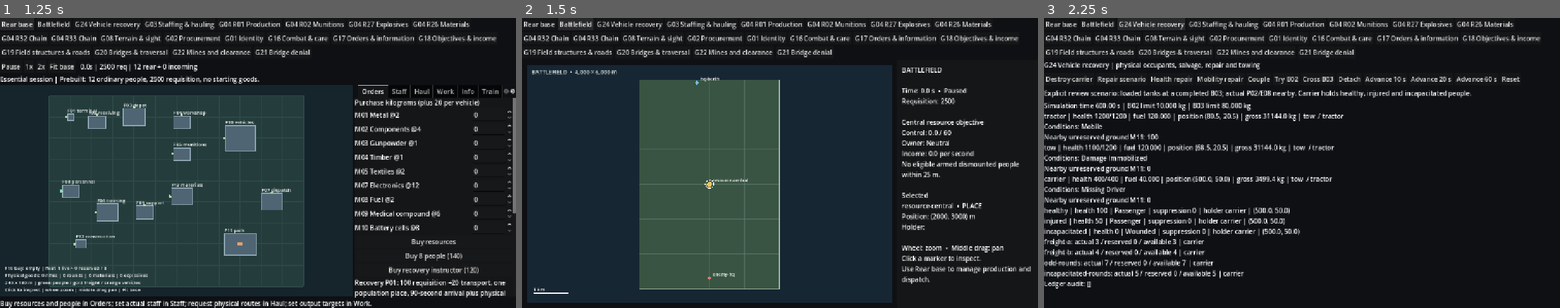
Above: before the commit, frames 1-3 (left to right).
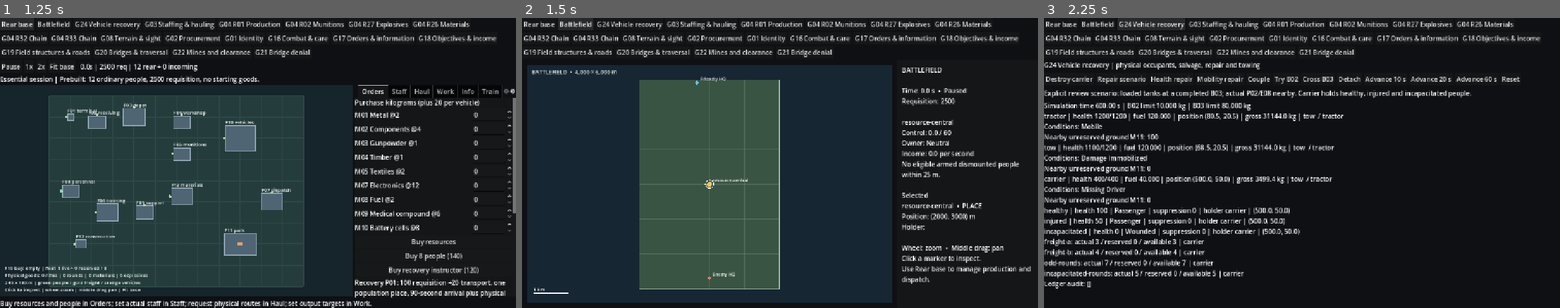
Above: after the commit, the same moments.

Repository: TheInfinityIQ/Trencho_V4
Game: Godot game, scene res://game/main/main.tscn
Same seed, same stepped clock (60 frames per second), same inputs: the game is played once before the commit and once after it.
Inputs:
- Up to frame 1 (1.25 s): click "Rear base" at 0.5 s
- Up to frame 2 (1.5 s): click "Battlefield" at 1.25 s
- Up to frame 3 (2.25 s): click "G24 Vehicle recovery" at 2 s

Frame 1 is identical in both runs. In frame 2, 0.3% of the frame differs, in the area x 34-90%, y 20-90%; in frame 3, nothing differs.

Commit message:
Render authored terrain behind contact-safe battlefield markers

Diff:
--- a/game/battlefield/battlefield_view.gd
+++ b/game/battlefield/battlefield_view.gd
@@ -3,6 +3,7 @@
 
 const WORLD_SIZE := Vector2(4000.0, 6000.0)
 const Presentation = preload("res://game/battlefield/battlefield_presentation.gd")
+const Farmland = preload("res://game/battlefield/farmland_scenario.gd")
 const PANEL_WIDTH := 350.0
 var simulation: RefCounted
 var zoom := 1.0
@@ -93,20 +94,45 @@
 	var area := _map_rect()
 	draw_rect(area, Color("172633"))
 	var world_rect := Rect2(_screen(Vector2.ZERO), WORLD_SIZE * _scale())
-	draw_rect(world_rect, Color("395442"))
-	draw_rect(world_rect, Color("a5baaa"), false, 2.0)
+	draw_rect(world_rect.intersection(area), Color("395442"))
+	if simulation != null:
+		for region in simulation.rear.combat.world.base_regions:
+			var rect := Rect2(_screen(Vector2(region.area.position)),Vector2(region.area.size)*_scale())
+			if rect.intersects(area): draw_rect(rect.intersection(area),Color(Farmland.COLOURS.get(region.tile.terrain,"71875a")))
+		for obstacle in simulation.rear.combat.world.obstacles:
+			if str(obstacle.id).begins_with("town-shell"):
+				var rect := Rect2(_screen(obstacle.rect.position),obstacle.rect.size*_scale())
+				if rect.intersects(area): draw_rect(rect.intersection(area),Color("d1c7b0"))
+		for project in simulation.rear.field_structures.projects.values():
+			if project.get("initial_supply",false) and project.state == "Complete":
+				var rect := Rect2(_screen(project.area.position),project.area.size*_scale())
+				if rect.intersects(area): draw_rect(rect.intersection(area),Color("d6c49c"))
+	draw_rect(world_rect.intersection(area), Color("a5baaa"), false, 2.0)
 	var font := ThemeDB.fallback_font
 	for x in range(0, 4001, 1000):
 		var top := _screen(Vector2(x, 0))
 		var bottom := _screen(Vector2(x, 6000))
-		draw_line(top, bottom, Color("678278", 0.45), 1.0)
+		if top.x >= area.position.x and top.x <= area.end.x: draw_line(Vector2(top.x,maxf(top.y,area.position.y)),Vector2(bottom.x,minf(bottom.y,area.end.y)),Color("678278",0.45),1.0)
 	for y in range(0, 6001, 1000):
-		draw_line(_screen(Vector2(0, y)), _screen(Vector2(4000, y)), Color("678278", 0.45), 1.0)
+		var left := _screen(Vector2(0,y))
+		var right := _screen(Vector2(4000,y))
+		if left.y >= area.position.y and left.y <= area.end.y: draw_line(Vector2(maxf(left.x,area.position.x),left.y),Vector2(minf(right.x,area.end.x),right.y),Color("678278",0.45),1.0)
 	if simulation == null: return
 	for entity in Presentation.markers(simulation.rear):
 		if entity.kind == "PLACE":
 			var colour := Color("f0c565") if simulation.rear.objectives.objectives.has(entity.id) else (Color("73bde4") if entity.id == "hq-berth" else Color("e17c72"))
-			_draw_marker(entity.position, colour, entity.id, font)
+			var label: String = entity.id
+			if entity.id.begins_with("resource-") and entity.id != "resource-central":
+				var index := 1
+				for objective in Farmland.OBJECTIVES:
+					if objective.id == entity.id: label = "Resource %d" % index; break
+					index += 1
+			elif entity.id == "route-hub-west": label = "West hub"; colour = Color("8bd5ca")
+			elif entity.id == "route-hub-east": label = "East hub"; colour = Color("8bd5ca")
+			elif entity.id == "observation-central": label = "Observation"; colour = Color("d6b8ef")
+			elif entity.id == "hq-berth": label = "Friendly HQ"
+			elif entity.id == "enemy-hq": label = "Enemy HQ"
+			_draw_marker(entity.position, colour, label, font,entity.id)
 		elif entity.kind == "CONTACT":
 			_draw_marker(entity.position, Color("e4a47c"), "Contact", font,entity.id)
 		elif entity.kind == "CARRIER" and entity.design_type in ["T01", "T02", "T03", "T04", "T05"] and entity.position.x >= 240.0:
@@ -120,17 +146,19 @@
 
 func _draw_marker(position: Vector2, colour: Color, title: String, font: Font, entity_id: String = "") -> void:
 	var point := _screen(position)
+	if not _map_rect().grow(-10).has_point(point): return
 	var id := entity_id if not entity_id.is_empty() else title
 	draw_circle(point, 6.0 if id == selected_id else 4.0, colour)
 	if id == selected_id: draw_arc(point, 10.0, 0.0, TAU, 24, Color.WHITE, 1.5)
-	if not title.is_empty() or id == selected_id: draw_string(font, point + Vector2(8, -6), id, HORIZONTAL_ALIGNMENT_LEFT, -1, 11, Color.WHITE)
+	if not title.is_empty() or id == selected_id: draw_string(font, point + Vector2(8, -6), title if not title.is_empty() else id, HORIZONTAL_ALIGNMENT_LEFT, maxf(0,_map_rect().end.x-point.x-8), 11, Color.WHITE)
 
 
 func _refresh() -> void:
 	if _inspector == null or simulation == null: return
 	var rear: RefCounted = simulation.rear
 	var view: Dictionary = simulation.snapshot()
-	var objective: Dictionary = rear.objectives.inspect("resource-central")
+	var objective_id := selected_id if rear.objectives.objectives.has(selected_id) else ("resource-centre-blue" if rear.objectives.objectives.has("resource-centre-blue") else "resource-central")
+	var objective: Dictionary = rear.objectives.inspect(objective_id)
 	var selected: Dictionary = Presentation.inspect(rear,selected_id)
 	var detail := ""
 	if not selected.is_empty():
@@ -139,4 +167,6 @@
 		else: detail += "\nHolder: %s" % selected.holder_id
 		if selected.kind == "PERSON": detail += "\nDuty: %s | Health: %d" % [selected.assignment, selected.health]
 	var blocked: String = objective.get("blocked_reason", "No objective registered.")
-	_inspector.text = "BATTLEFIELD\n\nTime: %.1f s  •  %s\nRequisition: %.0f\n\nCentral resource objective\nControl: %.1f / 60\nOwner: %s\nIncome: %.1f per second\n%s\n\nSelected\n%s\n\nWheel: zoom  •  Middle drag: pan\nClick a marker to inspect.\nUse Rear base to manage production and dispatch." % [rear.time, "Paused" if simulation.speed == 0 else "%dx" % simulation.speed, view.receiving.money, objective.get("control", 0.0), objective.get("owner", "Neutral") if not str(objective.get("owner", "")).is_empty() else "Neutral", objective.get("income_rate", 0.0), blocked, detail]
+	var declaration := ""
+	if not rear.combat.world.scenario.is_empty(): declaration = "%s • Seed %d\n" % [rear.combat.world.scenario.family,rear.combat.world.scenario.seed]
+	_inspector.text = "BATTLEFIELD\n%s\nTime: %.1f s  •  %s\nRequisition: %.0f\n\n%s\nControl: %.1f / 60\nOwner: %s\nIncome: %.1f per second\n%s\n\nSelected\n%s\n\nWheel: zoom  •  Middle drag: pan\nClick a marker to inspect.\nUse Rear base to manage production and dispatch." % [declaration,rear.time, "Paused" if simulation.speed == 0 else "%dx" % simulation.speed, view.receiving.money, objective_id, objective.get("control", 0.0), objective.get("owner", "Neutral") if not str(objective.get("owner", "")).is_empty() else "Neutral", objective.get("income_rate", 0.0), blocked, detail]
--- a/game/battlefield/farmland_scenario.gd
+++ b/game/battlefield/farmland_scenario.gd
@@ -87,7 +87,7 @@
 	world.add_base_region(Rect2i(area.position.x,6000-area.end.y,area.size.x,area.size.y),terrain,{"cover_group":group})
 
 static func waypoints() -> Dictionary:
-	return {
+	var result := {
 		"blue-service":Vector2(2000,450),"red-service":Vector2(2000,5650),
 		"blue-troop-staging":Vector2(2000,620),"red-troop-staging":Vector2(2000,5380),
 		"blue-dismount":Vector2(2000,2300),"red-dismount":Vector2(2000,3700),
@@ -97,6 +97,15 @@
 		"blue-front-route":[Vector2(2000,620),Vector2(2000,650),Vector2(3000,650),Vector2(3000,2300),Vector2(2000,2300)],
 		"red-front-route":[Vector2(2000,5380),Vector2(2000,5350),Vector2(3000,5350),Vector2(3000,3700),Vector2(2000,3700)],
 	}
+	for side in ["blue","red"]:
+		var delivery: Array = result[side+"-service-route"].duplicate()
+		delivery.append_array(result[side+"-front-route"].slice(1))
+		delivery.append(result[side+"-delivery"])
+		result[side+"-delivery-route"] = delivery
+		var home := delivery.duplicate()
+		home.reverse()
+		result[side+"-delivery-return"] = home
+	return result
 
 static func initialize_defences(rear: RefCounted) -> Dictionary:
 	var ids: Array[String] = []
--- a/game/battlefield/tests/farmland_regression.gd
+++ b/game/battlefield/tests/farmland_regression.gd
@@ -23,7 +23,7 @@
 				if Vector2(x,y).length() > 300: continue
 				var terrain: String = world.cell(Vector2i(hq)+Vector2i(x,y)).terrain
 				expect(terrain in ["TR01","TR02"],"Dry300m HQ safe-start")
-	for key in ["blue-service-route","red-service-route","blue-front-route","red-front-route"]: check_path(world,Map.waypoints()[key])
+	for key in ["blue-service-route","red-service-route","blue-front-route","red-front-route","blue-delivery-route","red-delivery-route"]: check_path(world,Map.waypoints()[key])
 	for x in [1000,3000]: check_path(world,[Vector2(x,650),Vector2(x,5350)])
 	var tank := {"position":Vector2(1000,2700),"facing":PI/2.0,"size":Vector2(8.5,3.5),"movement_class":2,"base":6.0,"rate":6.0,"gross_mass_kg":35000.0}
 	var driven: Dictionary = world.route(tank,Vector2(1000,2720))
--- /dev/null
+++ b/game/battlefield/tests/farmland_render_probe.gd
@@ -0,0 +1,36 @@
+extends SceneTree
+const Base = preload("res://game/rear_base/base_simulation.gd")
+const Map = preload("res://game/battlefield/farmland_scenario.gd")
+const View = preload("res://game/battlefield/battlefield_view.tscn")
+
+func _initialize() -> void:
+	_run.call_deferred()
+
+func _run() -> void:
+	root.size = Vector2i(1280,720)
+	var base := Base.new(false,false,false,Map.BLUE_HQ)
+	Map.apply(base.rear.combat.world)
+	Map.initialize_defences(base.rear)
+	for objective in Map.OBJECTIVES:
+		base.rear.ledger.add_place(objective.id,objective.kind,objective.position)
+		base.rear.objectives.register(objective.id,objective.kind)
+	base.rear.ledger.add_place("enemy-hq","Enemy HQ",Map.RED_HQ)
+	base.rear.orders.register_enemy_hq("enemy-hq")
+	var view := View.instantiate()
+	view.simulation = base
+	root.add_child(view)
+	await process_frame
+	await process_frame
+	await RenderingServer.frame_post_draw
+	DirAccess.make_dir_recursive_absolute("res://.artifacts")
+	root.get_texture().get_image().save_png("res://.artifacts/farmland-overview.png")
+	view.zoom = 5.0
+	view.pan = Vector2(0,0)
+	view.selected_id = "observation-central"
+	view._refresh()
+	view.queue_redraw()
+	await process_frame
+	await RenderingServer.frame_post_draw
+	root.get_texture().get_image().save_png("res://.artifacts/farmland-centre.png")
+	print("Farmland render probe: overview and centre captured")
+	quit()
Not shown, added: game/battlefield/tests/farmland_render_probe.gd.uid
Not shown, changed: docs/farmland_scenario.md
